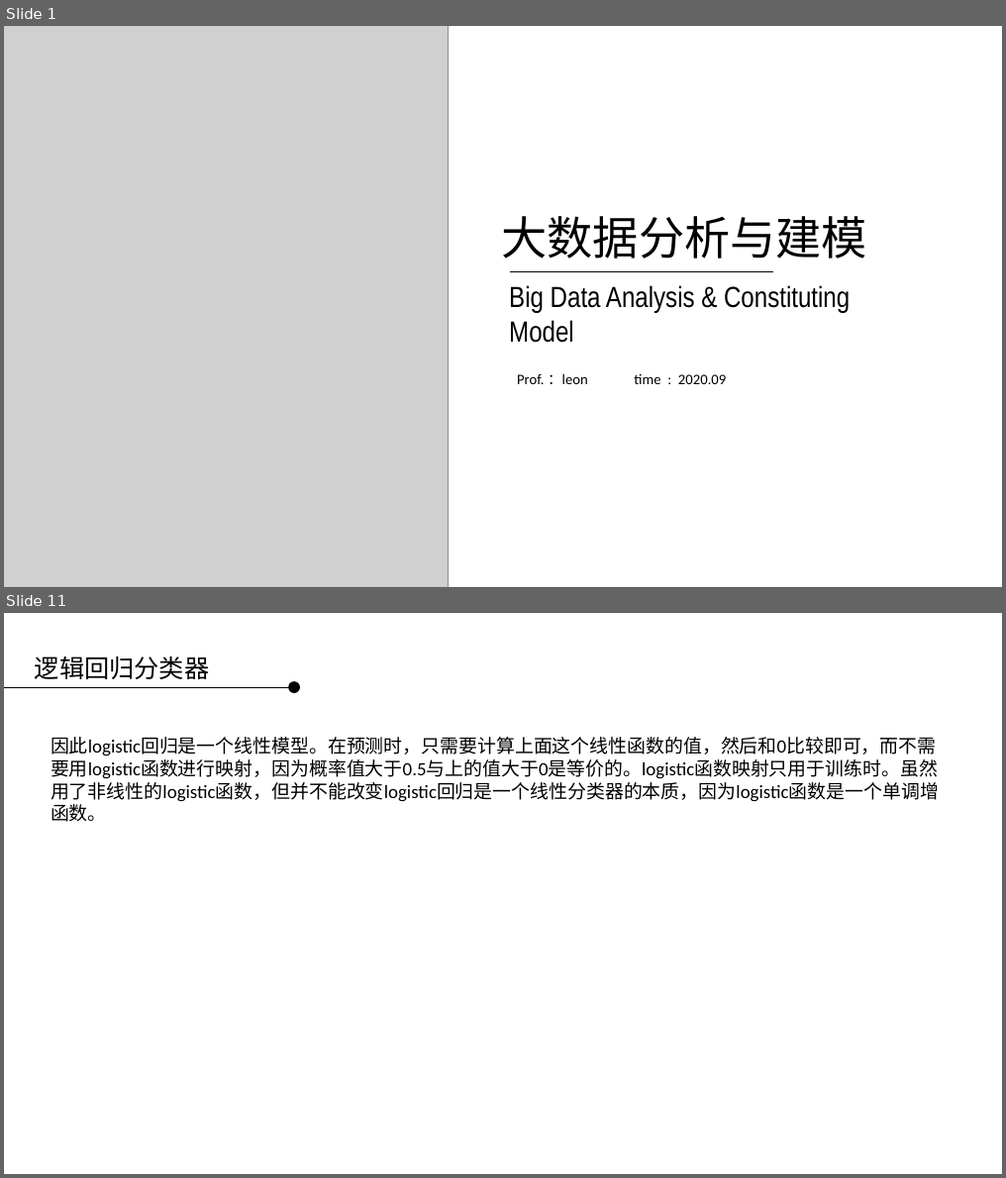
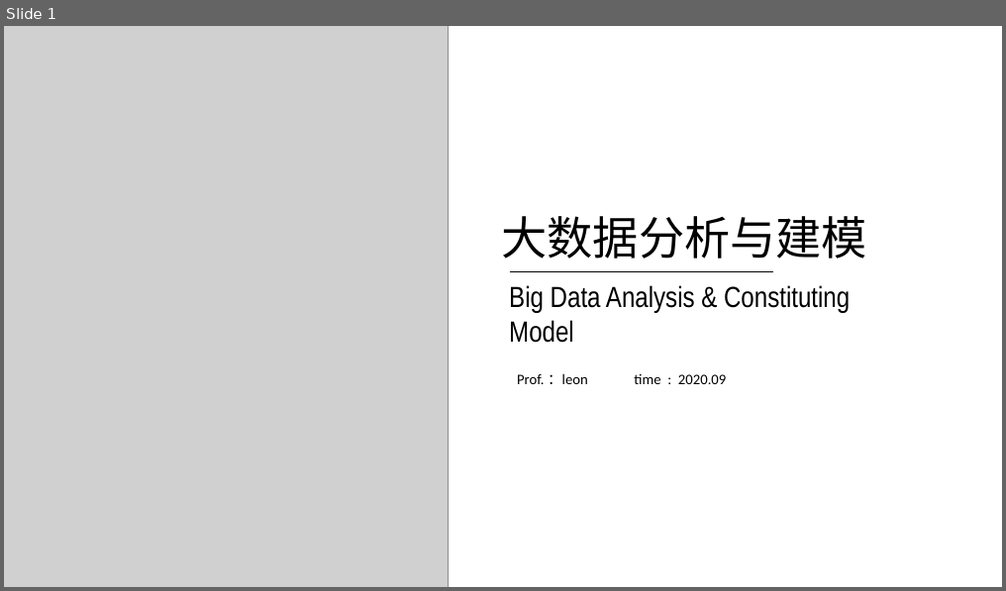
Before and after one commit to applepip/Big_Data, a slide deck: 产品大数据分析与建模/大数据分析与建模 - 聚类模型 第三讲.pptx. Shown one above the other, each under a label of ours: slides 1 and 11 before the commit, slide 1 after it; the slides between them are not shown. The pictures are 1006x1178 and 1006x591 pixels, drawn with LibreOffice and Linux fonts; fonts in the diff are those of the drawing; grey boxes stand for pictures; background and template pictures are left out. Boxes give left, top, right and bottom in pixels: in the first picture for what was removed or moved away, otherwise in the second. Text is boxed around its words. In the diff, an @@ line names an element or a change of style, - is before the commit and + after.

```diff
--- a/产品大数据分析与建模/大数据分析与建模 - 聚类模型 第三讲.pptx
+++ b/产品大数据分析与建模/大数据分析与建模 - 聚类模型 第三讲.pptx
@@ slide 11 removed at (4,613,1002,1174), background picture (left out) @@
@@ text removed at (35,657,209,679) @@
-逻辑回归分类器
@@ line removed from (4, 687) to (288, 687) @@
@@ ellipse removed at (288,682,300,694) @@
@@ text removed at (51,737,939,822) @@
-因此logistic回归是一个线性模型。在预测时，只需要计算上面这个线性函数的值，然后和0比较即可，而不需要用logistic函数进行映射，因为概率值大于0.5与上的值大于0是等价的。logistic函数映射只用于训练时。虽然用了非线性的logistic函数，但并不能改变logistic回归是一个线性分类器的本质，因为logistic函数是一个单调增函数。
```
Also in this commit, not shown: 4 slides changed, 33 slides added, 22 other slides removed.
